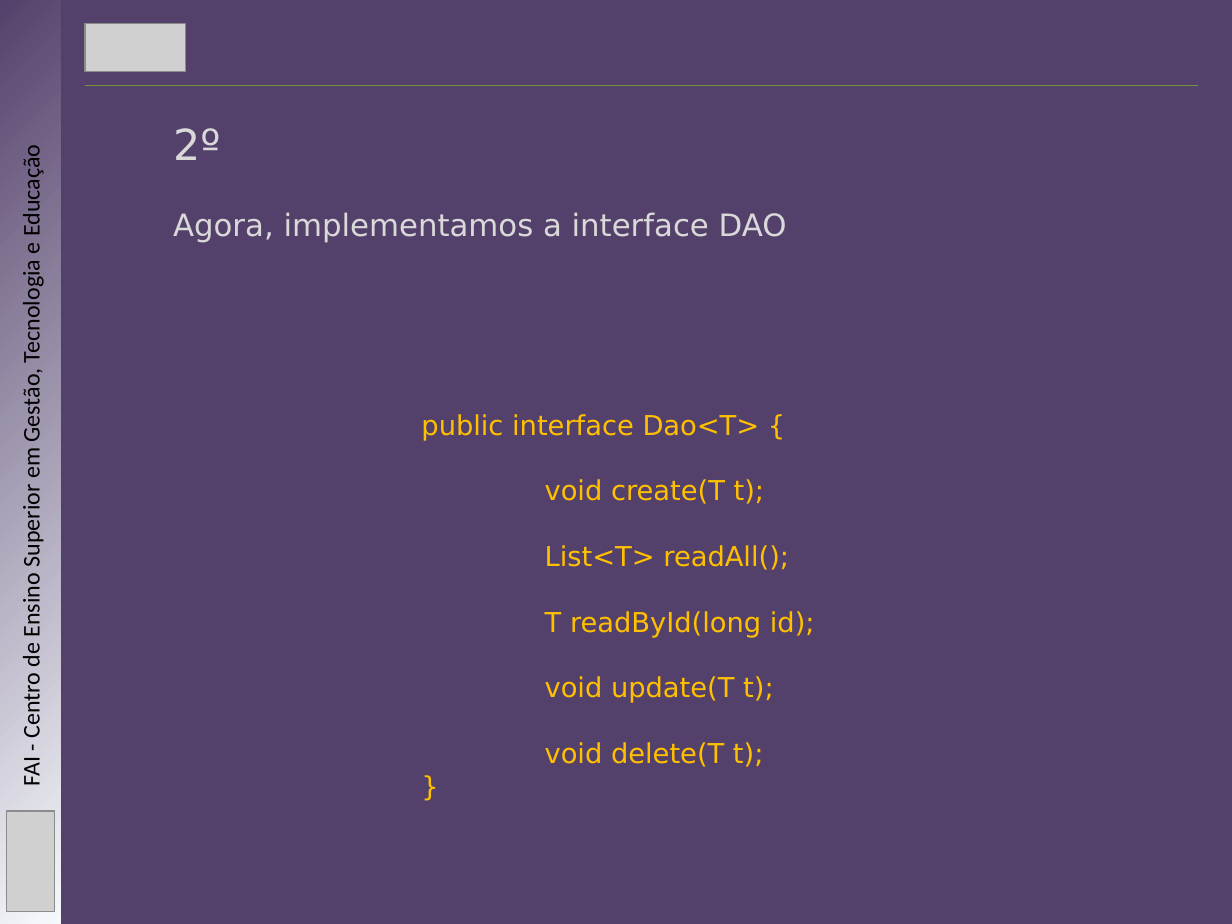
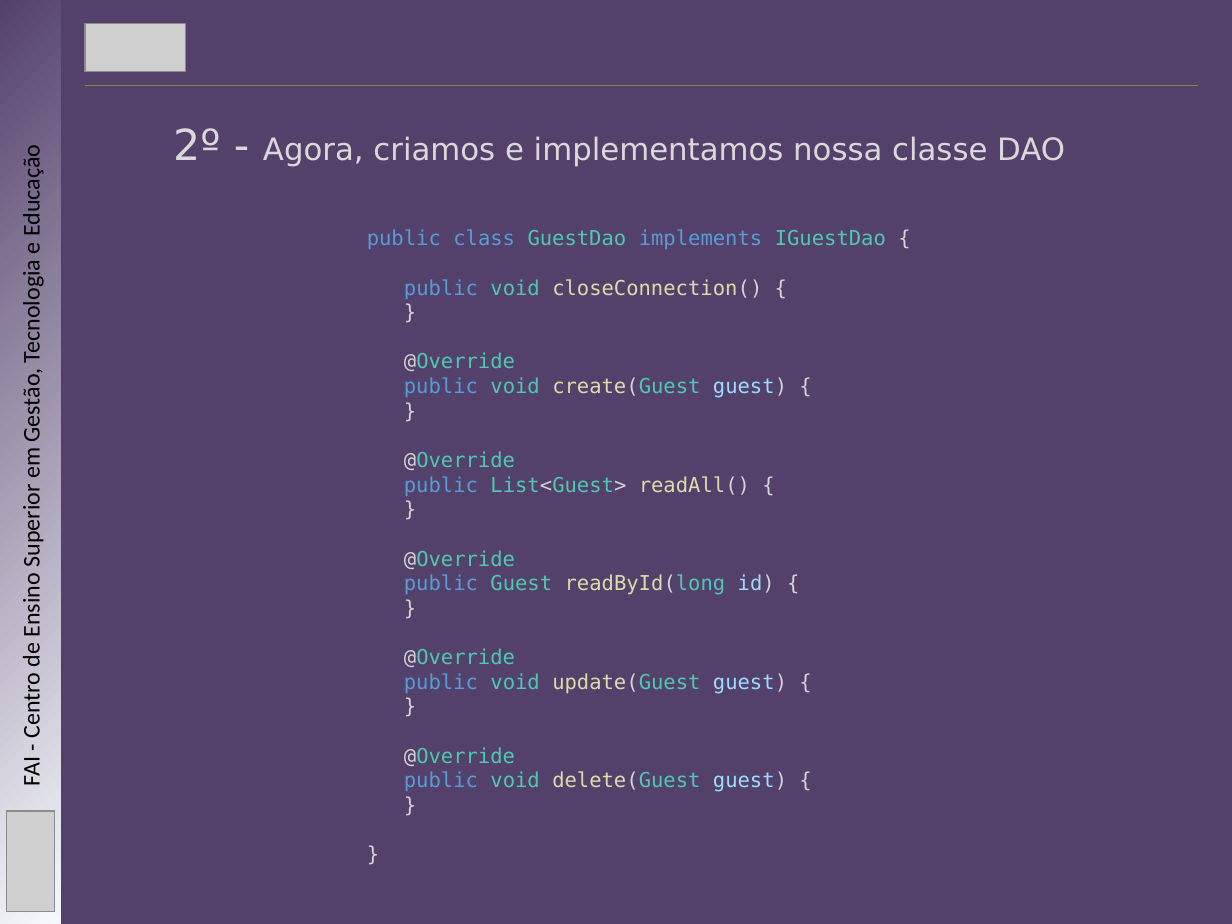
Before and after one commit to mbernardesp/lab-dev-software-sgh, a slide deck: slide 12 of slides/design-patterns.pptx. Drawn at 1232x924 pixels with LibreOffice and Linux fonts; fonts in the diff are those of the drawing; grey boxes stand for pictures. Boxes give left, top, right and bottom in pixels: in the first picture for what was removed or moved away, otherwise in the second. Text is boxed around its words. In the diff, an @@ line names an element or a change of style, - is before the commit and + after.

```diff
--- a/slides/design-patterns.pptx
+++ b/slides/design-patterns.pptx
@@ text at <box>173,128,1065,167</box>: text changed @@
-2º
-Agora, implementamos a interface DAO
+2º - Agora, criamos e implementamos nossa classe DAO
@@ text "public class GuestDao implements IGuestDao ...": place and size @@
-text "public class GuestDao implements IGuestDao ..." at <box>421,414,815,767</box>
+text "public class GuestDao implements IGuestDao ..." at <box>367,229,886,792</box>
@@ text "public class GuestDao implements IGuestDao ..." at <box>367,229,886,792</box>: size 16 to 12 pt, font DejaVu Sans to DejaVu Sans Mono, text colour #FFC000 to #D4D4D4 in "}"; alignment justified to left @@
@@ text at <box>367,229,886,299</box>: text changed; size 16 to 12 pt; font DejaVu Sans to DejaVu Sans Mono; text colour #FFC000 to #569CD6 @@
-public interface Dao<T> {
-void create(T t);
-List<T> readAll();
-T readById(long id);
-void update(T t);
-void delete(T t);
+public class GuestDao implements IGuestDao {
+public void closeConnection() {
@@ text at <box>404,352,787,792</box>: paragraphs added @@
+@Override
+public void create(Guest guest) {
+}
+@Override
+public List<Guest> readAll() {
+}
+@Override
+public Guest readById(long id) {
+}
+@Override
+public void update(Guest guest) {
+}
+@Override
+public void delete(Guest guest) {
+}
+}
```
Also in this commit, not shown: 3 other slides changed, 29 other files.
